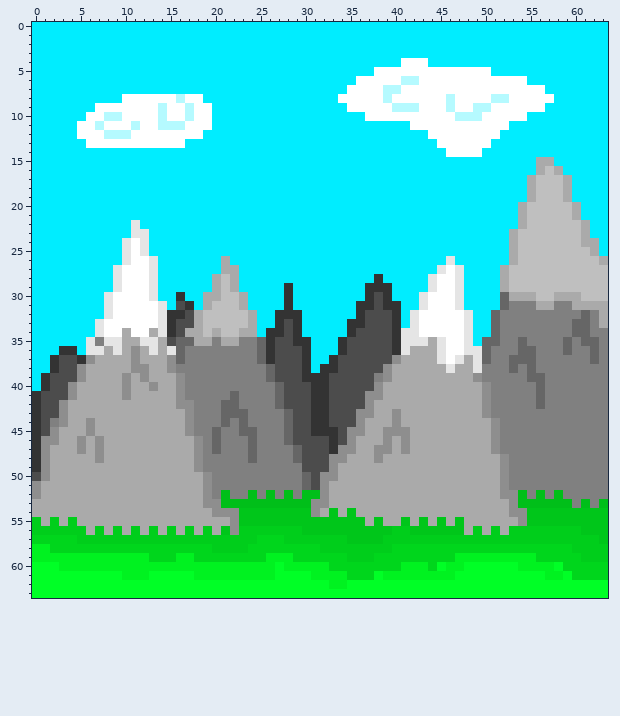
Edited in one commit: pixel-art sprite (res/tile/ore.png). The first picture shows the starting point.
The file is 64x64 pixels. Colours within 5 levels of each other are drawn and written as one.
After the commit:
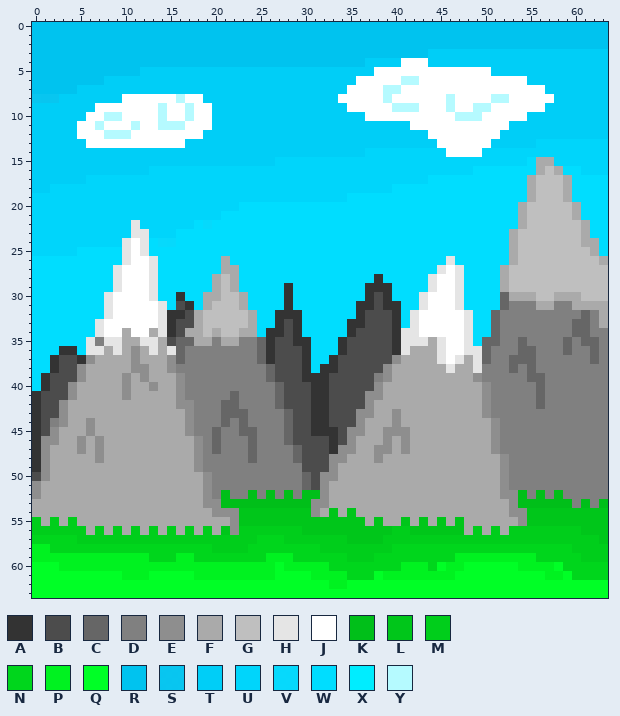
Palette (. is transparent): A #333333  B #4c4c4c  C #666666  D #808080  E #8e8e8e  F #aaaaaa  G #bfbfbf  H #e5e5e5  J #ffffff  K #00bf19  L #00c61a  M #00ce1b  N #00d61c  P #00f220  Q #00ff26  R #00c3ef  S #00c7f2f4  T #00cef7  U #00d5fb  V #00dbfef6  W #00ddff  X #00edff  Y #b5faff
The edit:
Changed rows in their new state; - is an unchanged pixel.
first column x 0:
 0 RRRRRRRRRRRRRRRRRRRRRRRRRRRRRRRRRRRRRRRRRRRRRRRRRRRRRRRRRRRRRRRR
 1 RRRRRRRRRRRRRRRRRRRRRRRRRRRRRRRRRRRRRRRRRRRRRRRRRRRRRRRRRRRRRRRR
 2 RRRRRRRRRRRRRRRRRRRRRRRRRRRRRRRRRRRRRRRRRRRRRRRRRRRRRRRRRRRRRRRR
 3 RRRRRRRRRRRRRRRRRRRRRRRRRRRRRRRRRRRRRRRRRRRRTTTTTTTTTTTTTTTTTTTT
 4 RRRRRRRRRRRRRRRRRRRRRRRRRRRRRRRRRRRRRTTTT---TTTTTTTTTTTTTTTTTTTT
 5 RRRRRRRRRRRRTTTTTTTTTTTTTTTTTTTTTTTTTT-------------TTTTTTTTTTTTT
 6 RRRRRRRRTTTTTTTTTTTTTTTTTTTTTTTTTTTT-------------------TTTTTTTTT
 7 RRRRRTTTTTTTTTTTTTTTTTTTTTTTTTTTTTT----------------------TTTTTTT
 8 SSSTTTTTTT---------TTTTTTTTTTTTTTT------------------------TTTTTT
 9 TTTTTTT-------------TTTTTTTTTTTTTTT----------------------TTTTTTT
10 TTTTTT--------------TTTTTTTTTTTTTTTTT------------------TTTTTTTTT
11 TTTTT---------------TTTTTTTTTTTTTTTTTTTTTT-----------TTTTTTTTTTT
12 TTTTT--------------TTTTTTTTTTTTTTTTTTTTTTTTT--------TTTTTTTTTTTT
13 TTTTTT-----------TTTTTTTTTTTTTTTTTTTTTTTTTTTT------TTTTTUUUUUUUU
14 TTTTTTTTTTTTTTTTTTTTTTTTTTTTTTTTTTTTTUUUUUUUUU----UUUUUUUUUUUUUU
15 TTTTTTTTTTTTTTTTTTTTTTTTTTTUUUUUUUUUUUUUUUUUUUUUUUUUUUUW--UUUUUU
16 TTTTTTTTTTTTTUUUUUUUUUUUUUUUUUUUUUUUUUUUUUUUUUUUUWWWWWWW---WWUUU
17 TTTTTTUUUUUUUUUUUUUUUUUUUUUUUUUUUUUUUUUUUUUUWWWWWWWWWWW-----WWWW
18 TTUUUUUUUUUUUUUUUUUUUUUUUUUUUUUUUUUUUUUUWWWWWWWWWWWWWWW-----WWWW
19 UUUUUUUUUUUUUUUUUUUUUUUUUUUUUUUUUUUWWWWWWWWWWWWWWWWWWWW-----WWWW
20 UUUUUUUUUUUUUUUUUUUUUUUWWWWWWWWWWWWWWWWWWWWWWWWWWWWWWW-------WWW
21 UUUUUUUUUUUUUUUUUUUUUWWWWWWWWWWWWWWWWWWWWWWWWWWWWWWWWW-------WWW
22 UUUUUUUUUUU-UUUUUUWVWWWWWWWWWWWWWWWWWWWWWWWWWWWWWWWWWW--------WW
23 UUUUUUUUUUU--UUUWWWWWWWWWWWWWWWWWWWWWWWWWWWWWWWWWWWWW---------WW
24 UUUUUUUUUU---WVVWWWWWWWWWWWWWWWWWWWWWWWWWWWWWWWWWWWWW----------W
25 UUUUUWWWWW---WWWWWWWWWWWWWWWWWWWWWWWWWWWWWWWWWWWWWWWW----------W
26 WWWWWWWWWW----WWWWWWW-WWWWWWWWWWWWWWWWWWWWWWWW-WWWWWW-----------
27 WWWWWWWWW-----WWWWWWW--WWWWWWWWWWWWWWWWWWWWWW---WWWW------------
28 WWWWWWWWW-----WWWWWW---WWWWWWWWWWWWWWW-WWWWW----WWWW------------
29 WWWWWWWWW-----WWWWWW---WWWWW-WWWWWWWW---WWWW----WWWW------------
30 WWWWWWWW------WW-WW-----WWWW-WWWWWWWW---WWW-----WWWW------------
31 WWWWWWWW-------W--W-----WWWW-WWWWWWW-----WW-----WWWW------------
32 WWWWWWWW-----------------WW---WWWWWW-----W-------WW-------------
33 WWWWWWW------------------WW---WWWWW------W-------WW-------------
34 WWWWWWW------------------W----WWWWW--------------WW-------------
35 WWWWWW-------------------------WWW---------------W--------------
36 WWW--W-------------------------WWW------------------------------
37 WW-----------------------------WW-------------------------------
38 WW-----------------------------W--------------------------------
39 W---------------------------------------------------------------
40 W---------------------------------------------------------------
